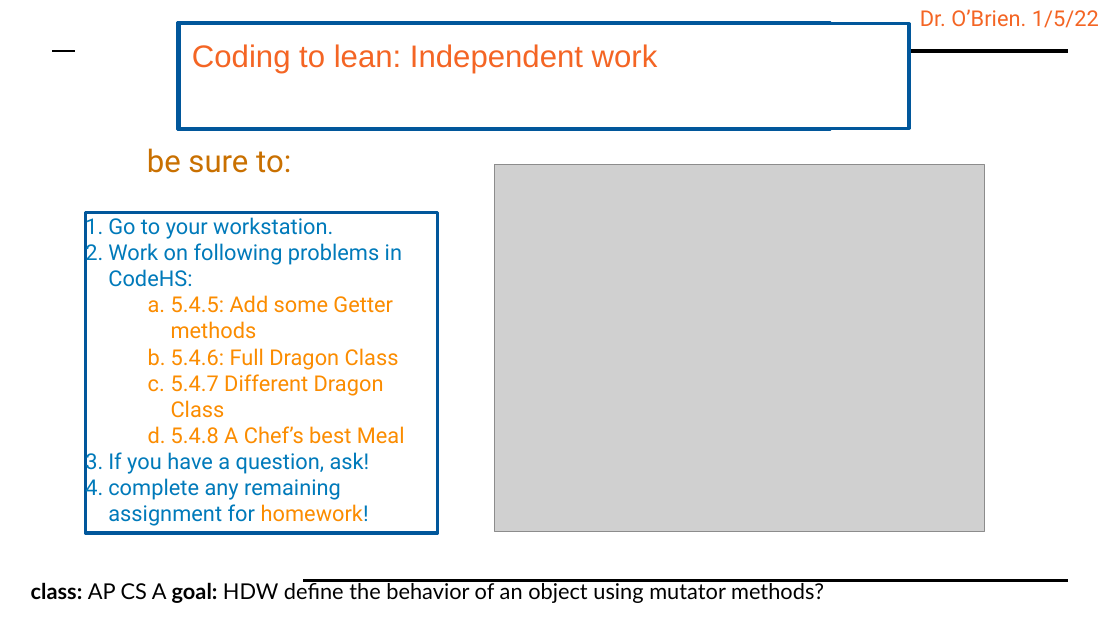
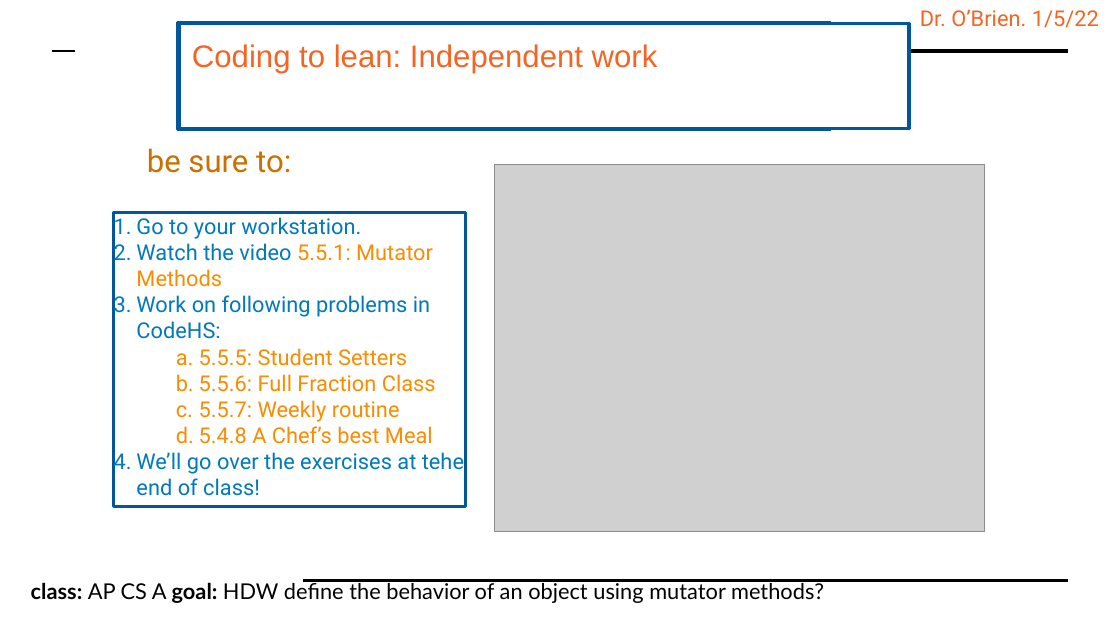
Before and after one commit to cobrien87/work, a slide deck: slide 5 of print/apcsa_15_3.pptx. Drawn at 1120x630 pixels with LibreOffice and Linux fonts; fonts in the diff are those of the drawing; grey boxes stand for pictures; background and template pictures are left out. Boxes give left, top, right and bottom in pixels: in the first picture for what was removed or moved away, otherwise in the second. Text is boxed around its words. In the diff, an @@ line names an element or a change of style, - is before the commit and + after.

Commit message:
updated apc

```diff
--- a/print/apcsa_15_3.pptx
+++ b/print/apcsa_15_3.pptx
@@ rectangle "Go to your workstation.": place and size @@
-rectangle "Go to your workstation." at bbox=[85, 213, 438, 533]
+rectangle "Go to your workstation." at bbox=[113, 213, 466, 507]
@@ text in rectangle at bbox=[136, 243, 433, 287]: paragraph added @@
+2. Watch the video 5.5.1: Mutator Methods
@@ text in rectangle at bbox=[199, 348, 436, 422]: text changed @@
-  a. 5.4.5: Add some Getter methods
-  b. 5.4.6: Full Dragon Class
-  c. 5.4.7 Different Dragon Class
+  a. 5.5.5: Student Setters
+  b. 5.5.6: Full Fraction Class
+  c. 5.5.7: Weekly routine
@@ text in rectangle at bbox=[136, 452, 464, 496]: text changed @@
-3. If you have a question, ask!
-4. complete any remaining assignment for homework!
+4. We’ll go over the exercises at tehe end of class!
```
